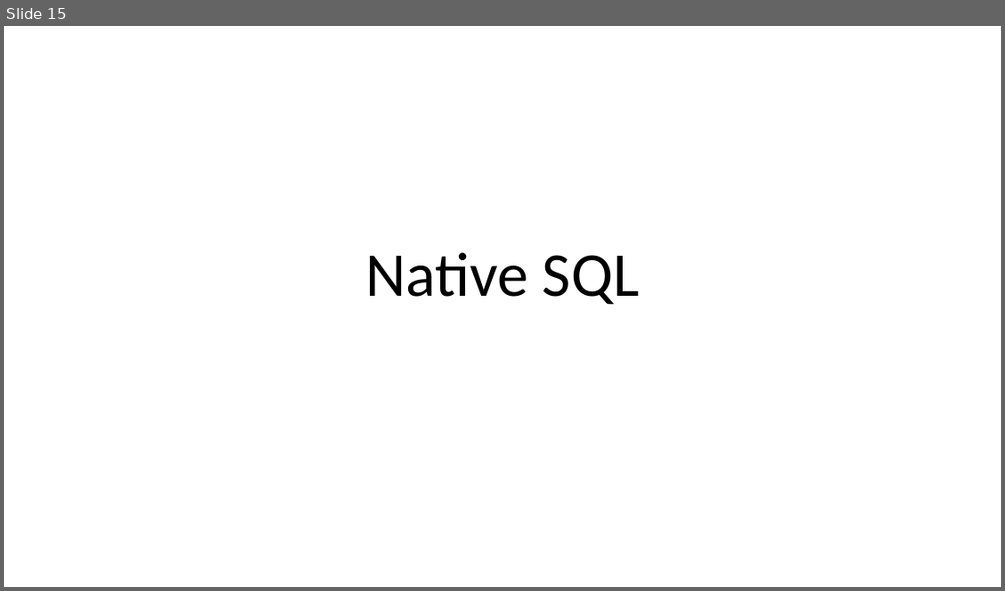
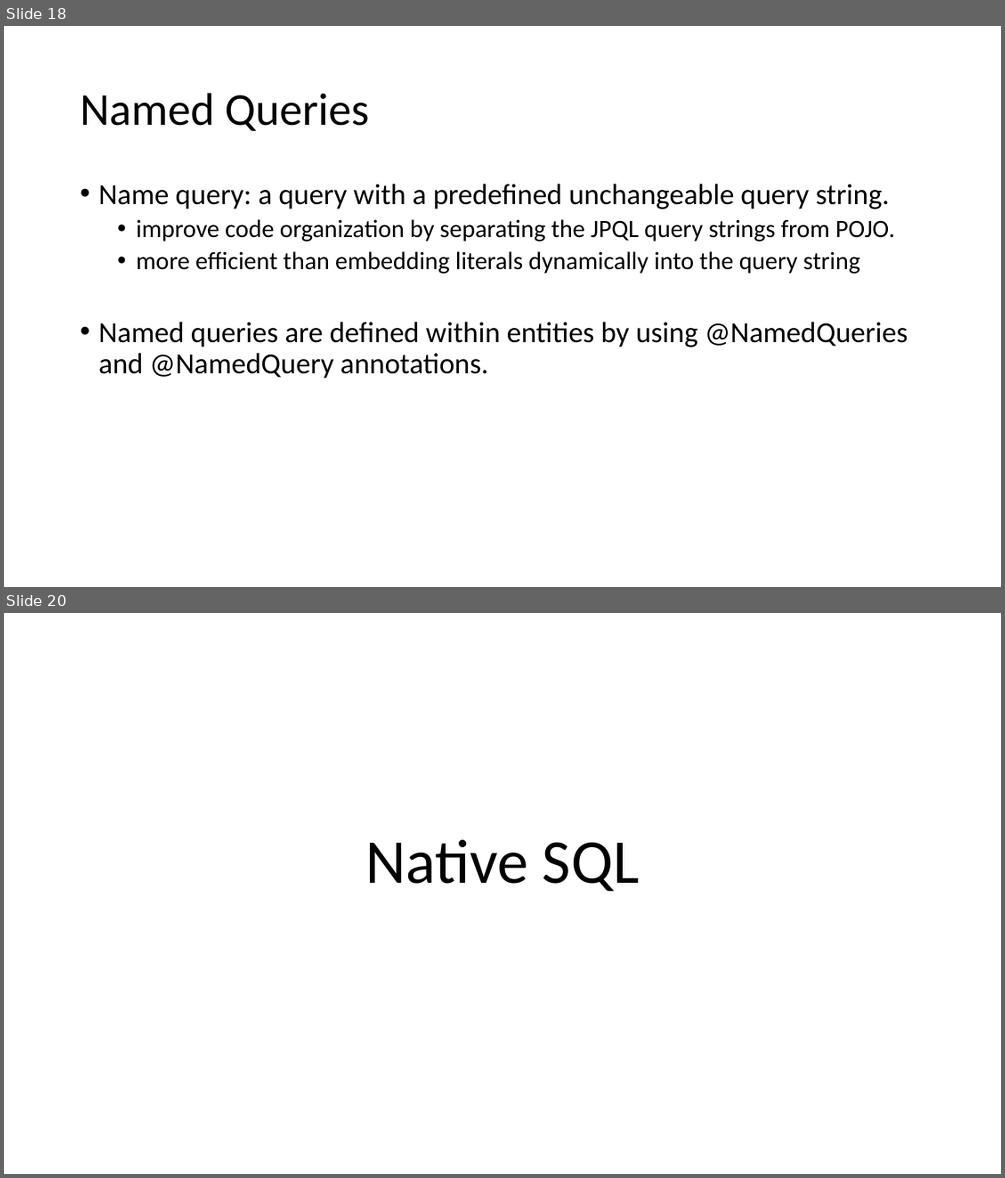
Before and after one commit to lawren43/mytest-repo, a slide deck: test-springmvc/doc/2.JPA Programming.pptx. Shown one above the other, each under a label of ours: slide 15 before the commit, slides 18 and 20 after it; the slides between them are not shown. The pictures are 1005x591 and 1005x1178 pixels, drawn with LibreOffice and Linux fonts; fonts in the diff are those of the drawing. Boxes give left, top, right and bottom in pixels: in the first picture for what was removed or moved away, otherwise in the second. Text is boxed around its words. In the diff, an @@ line names an element or a change of style, - is before the commit and + after.

Commit message:
modify jpql

```diff
--- a/test-springmvc/doc/2.JPA Programming.pptx
+++ b/test-springmvc/doc/2.JPA Programming.pptx
@@ slide 18 added at box(4, 26, 1001, 587), background #FFFFFF @@
@@ title added at box(80, 93, 369, 131), 44 pt, text #000000 @@
+Named Queries
@@ text added at box(98, 184, 907, 378), 28 pt, text #000000 @@
+• Name query: a query with a predefined unchangeable query string.
+  • improve code organization by separating the JPQL query strings from POJO.
+  • more efficient than embedding literals dynamically into the query string
+• Named queries are defined within entities by using @NamedQueries and @NamedQuery annotations.
@@ what was slide 15 is now slide 20 @@
```
Also in this commit, not shown: 1 slide changed, 8 other slides added, 12 slides removed, 7 other files.
